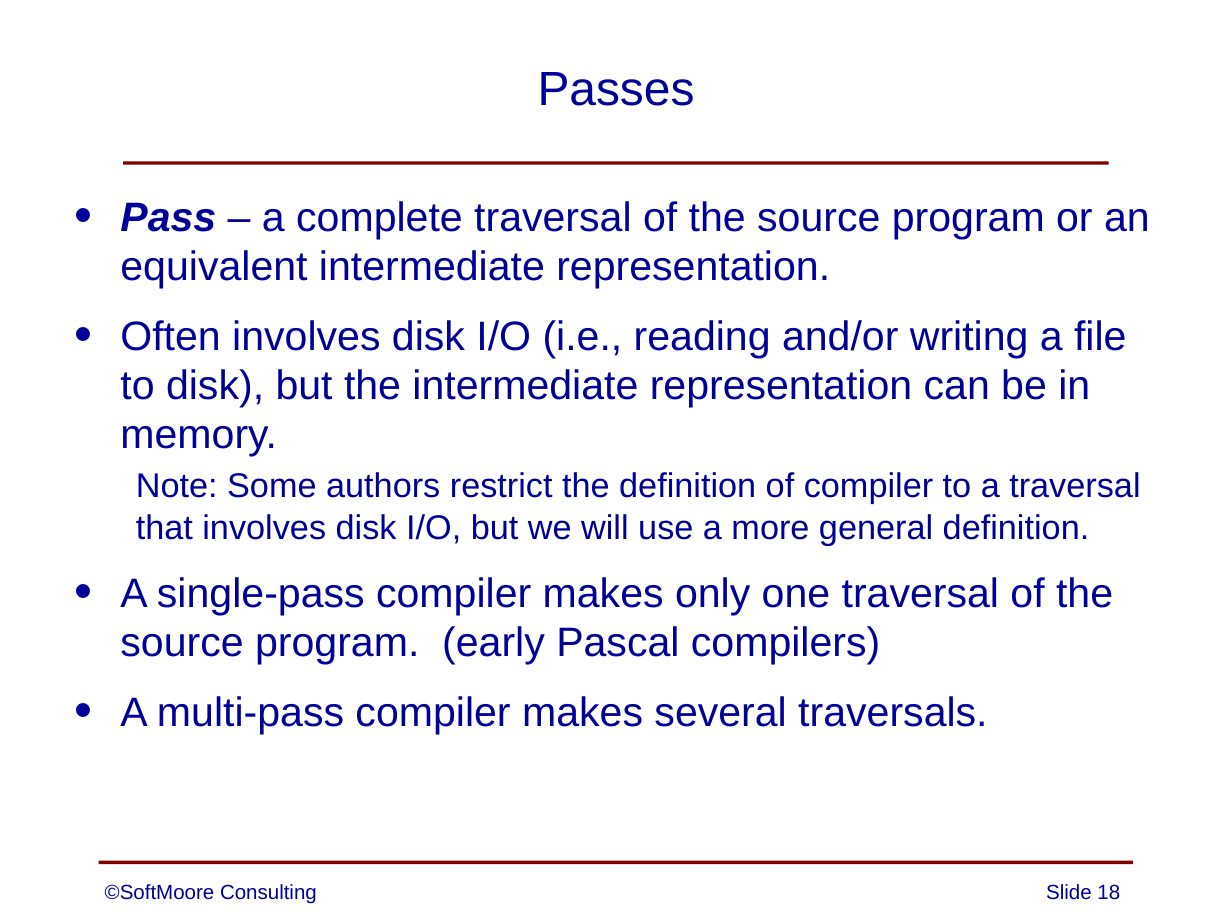
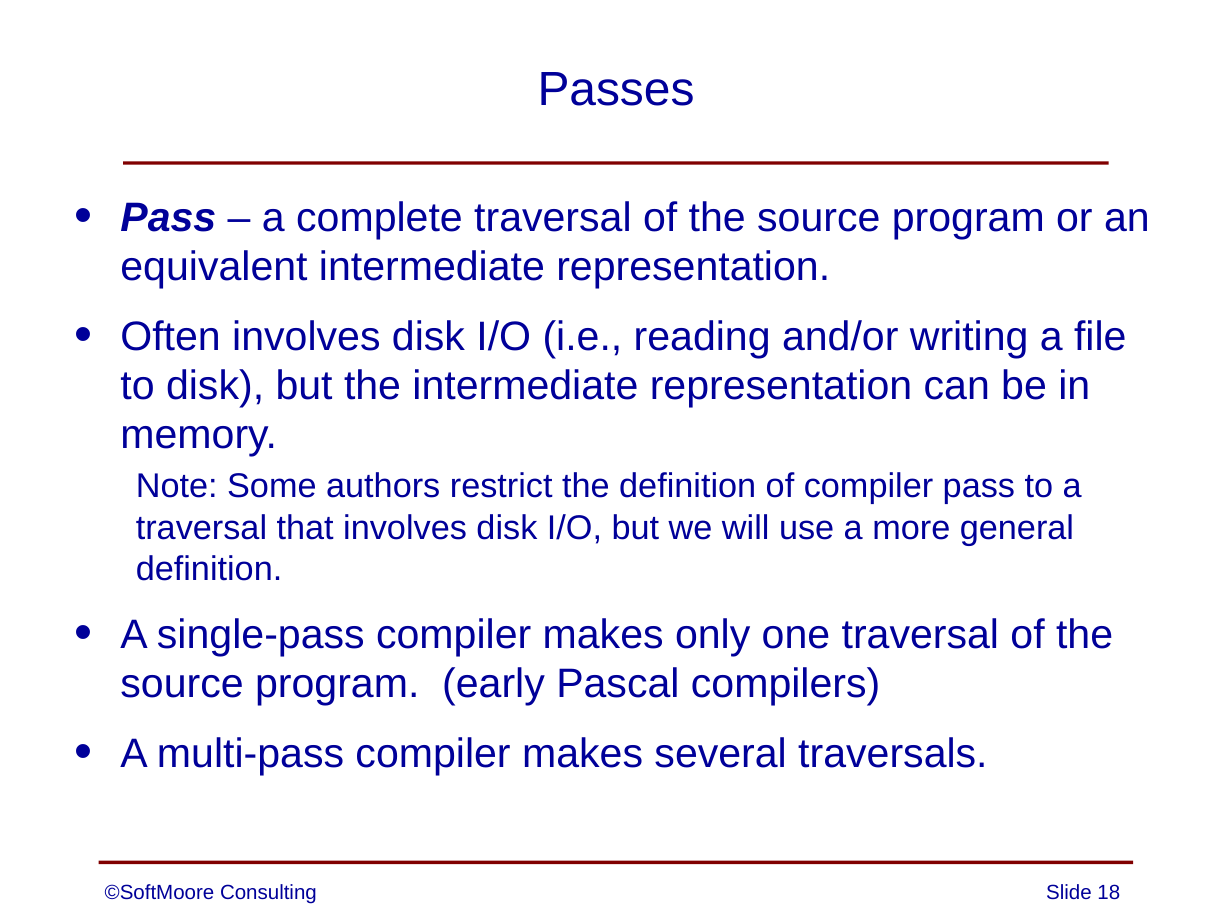
Before and after one commit to SoftMoore/CPRL-Kt-2nd, a slide deck: slide 18 of PowerPoints/02 - Structure of Compilers.pptx. Drawn at 1232x924 pixels with LibreOffice and Linux fonts; fonts in the diff are those of the drawing. Boxes give left, top, right and bottom in pixels: in the first picture for what was removed or moved away, otherwise in the second. Text is boxed around its words. In the diff, an @@ line names an element or a change of style, - is before the commit and + after.

```diff
--- a/PowerPoints/02 - Structure of Compilers.pptx
+++ b/PowerPoints/02 - Structure of Compilers.pptx
@@ text at [136, 472, 1082, 581]: text changed @@
-  Note: Some authors restrict the definition of compiler to a traversal that involves disk I/O, but we will use a more general definition.
+  Note: Some authors restrict the definition of compiler pass to a traversal that involves disk I/O, but we will use a more general definition.
```
Also in this commit, not shown: 1 other slide changed.
